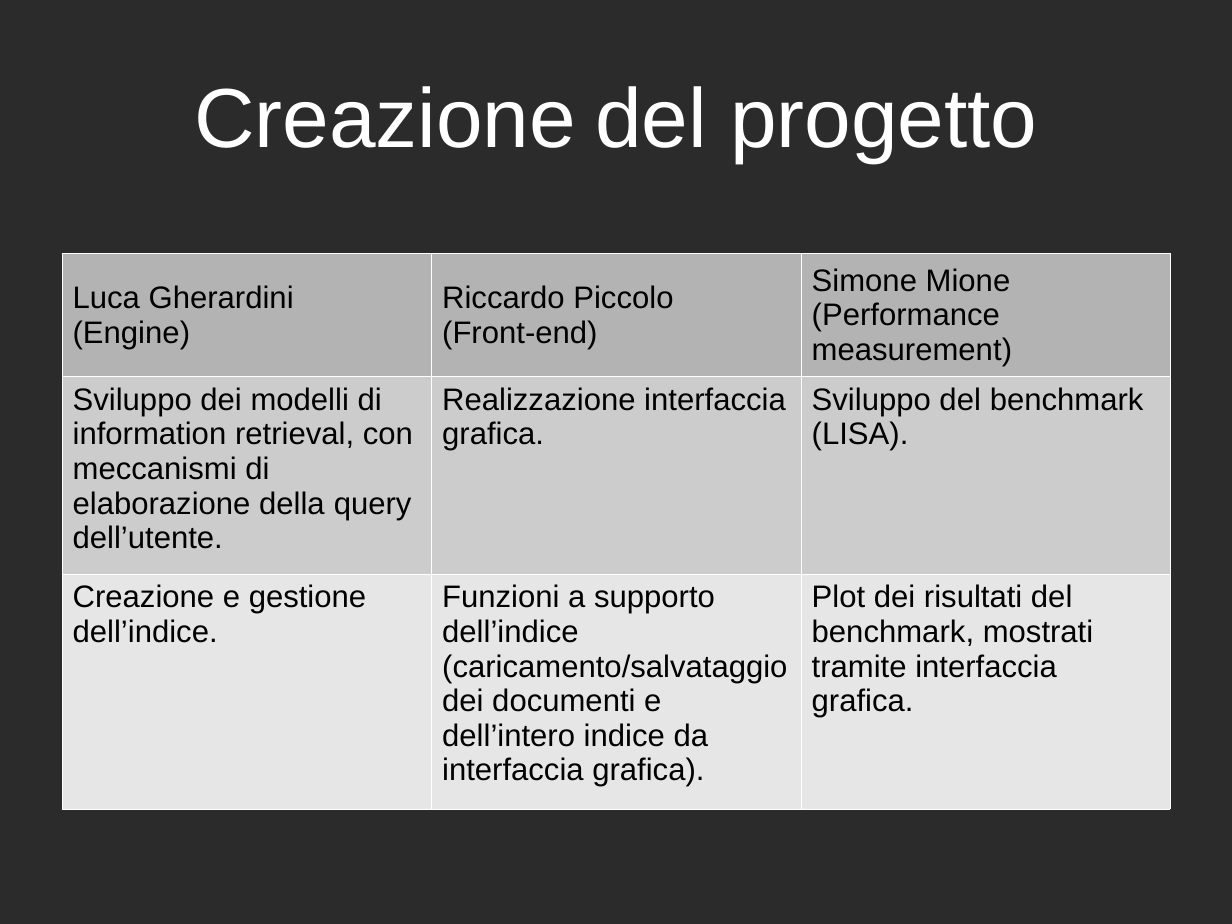
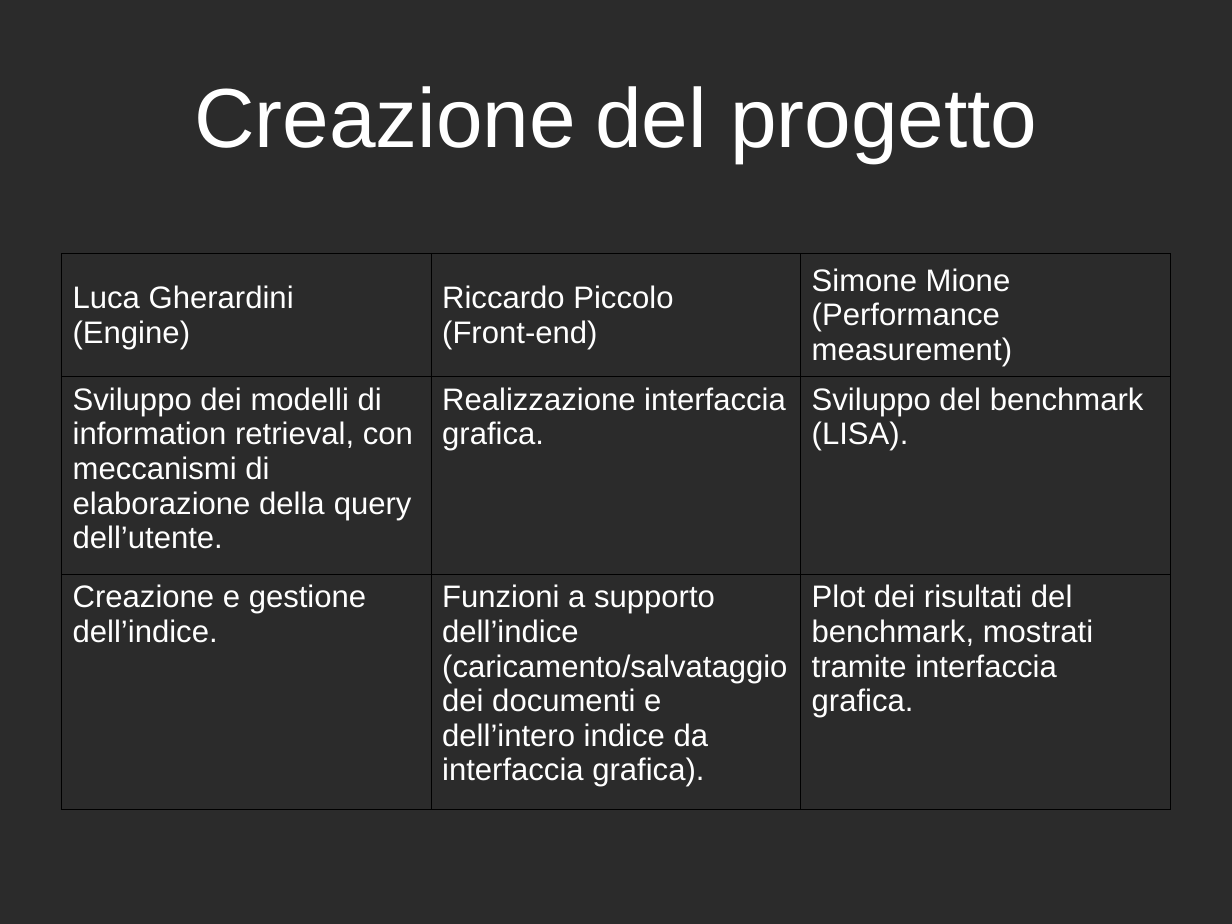
Before and after one commit to LucaGherardini/GAvI-Project, a slide deck: slide 2 of GAvI-Project/Presentation/presentazione.odp. Drawn at 1232x924 pixels with LibreOffice and Linux fonts; fonts in the diff are those of the drawing; background and template pictures are left out; a plain dark background stands for a picture behind light text. Boxes give left, top, right and bottom in pixels: in the first picture for what was removed or moved away, otherwise in the second. Text is boxed around its words. In the diff, an @@ line names an element or a change of style, - is before the commit and + after.

```diff
--- a/GAvI-Project/Presentation/presentazione.odp
+++ b/GAvI-Project/Presentation/presentazione.odp
@@ table at (61, 254, 1172, 791) @@
@@ fill #B3B3B3 to none in row 1 @@
@@ fill #CCCCCC to none in row 2 @@
@@ fill #E6E6E6 to none in row 3 @@
@@ text colour #000000 to #FFFFFF @@
@@ borders changed @@
```
Also in this commit, not shown: 2 other slides changed, 10 slides added.
